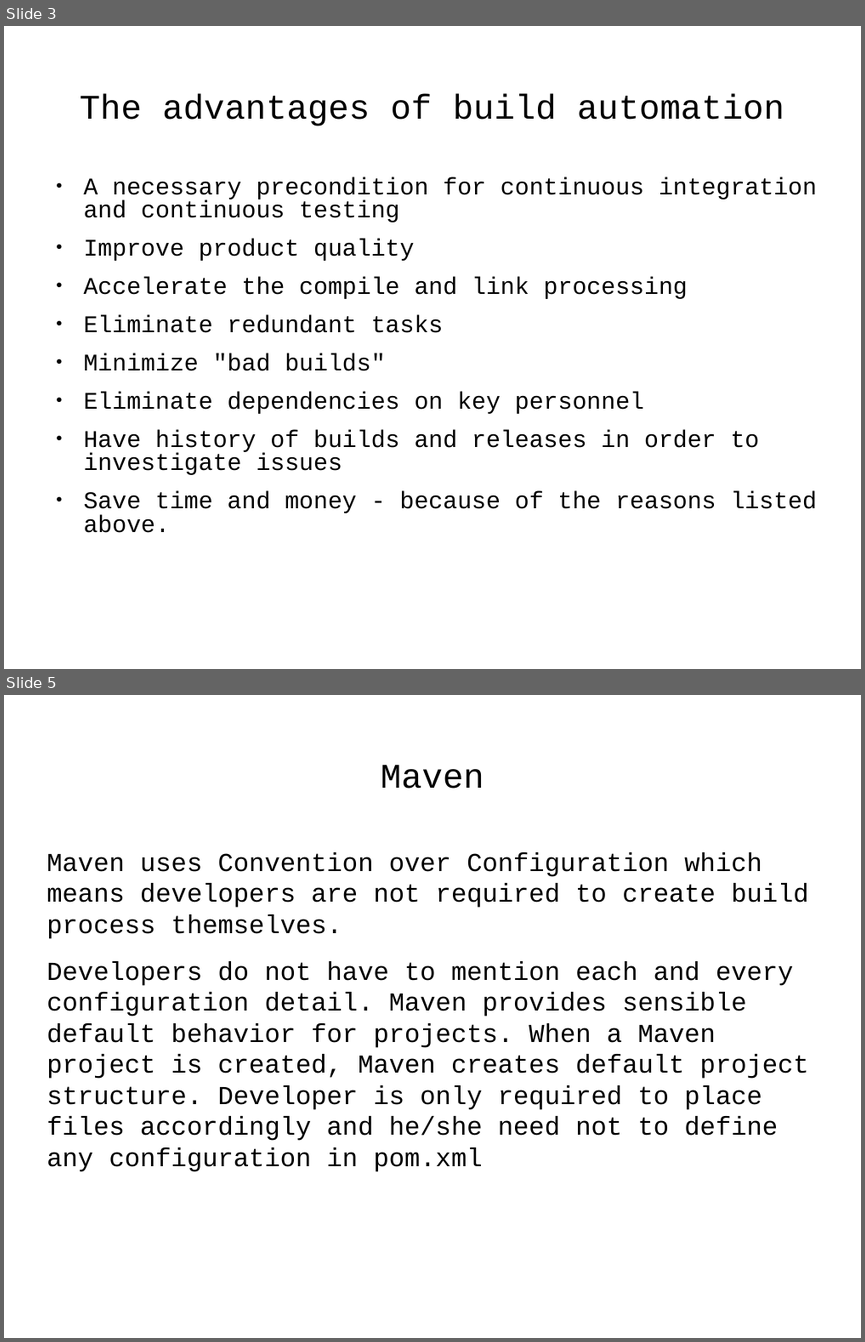
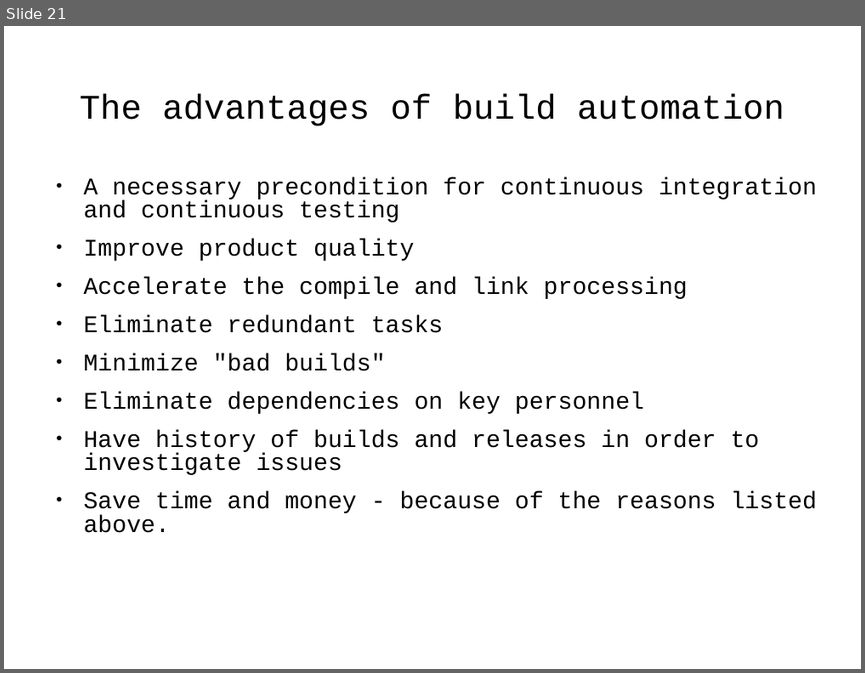
Before and after one commit to j-avdeev/DevOps, a slide deck: DevOps - lec day5 - Build automation.odp. Shown one above the other, each under a label of ours: slides 3 and 5 before the commit, slide 21 after it; the slides between them are not shown. The pictures are 865x1342 and 865x673 pixels, drawn with LibreOffice and Linux fonts; fonts in the diff are those of the drawing. Boxes give left, top, right and bottom in pixels: in the first picture for what was removed or moved away, otherwise in the second. Text is boxed around its words. In the diff, an @@ line names an element or a change of style, - is before the commit and + after.

```diff
--- a/DevOps - lec day5 - Build automation.odp
+++ b/DevOps - lec day5 - Build automation.odp
@@ slide 5 removed at box(4, 695, 861, 1338), background #FFFFFF @@
@@ title removed at box(381, 765, 484, 789) @@
-Maven
@@ text removed at box(46, 852, 809, 1172) @@
-Maven uses Convention over Configuration which means developers are not required to create build process themselves.
-Developers do not have to mention each and every configuration detail. Maven provides sensible default behavior for projects. When a Maven project is created, Maven creates default project structure. Developer is only required to place files accordingly and he/she need not to define any configuration in pom.xml
@@ what was slide 3 is now slide 21 @@
```
Also in this commit, not shown: 1 slide changed, 19 slides added, 14 other slides removed, 4 other files.
